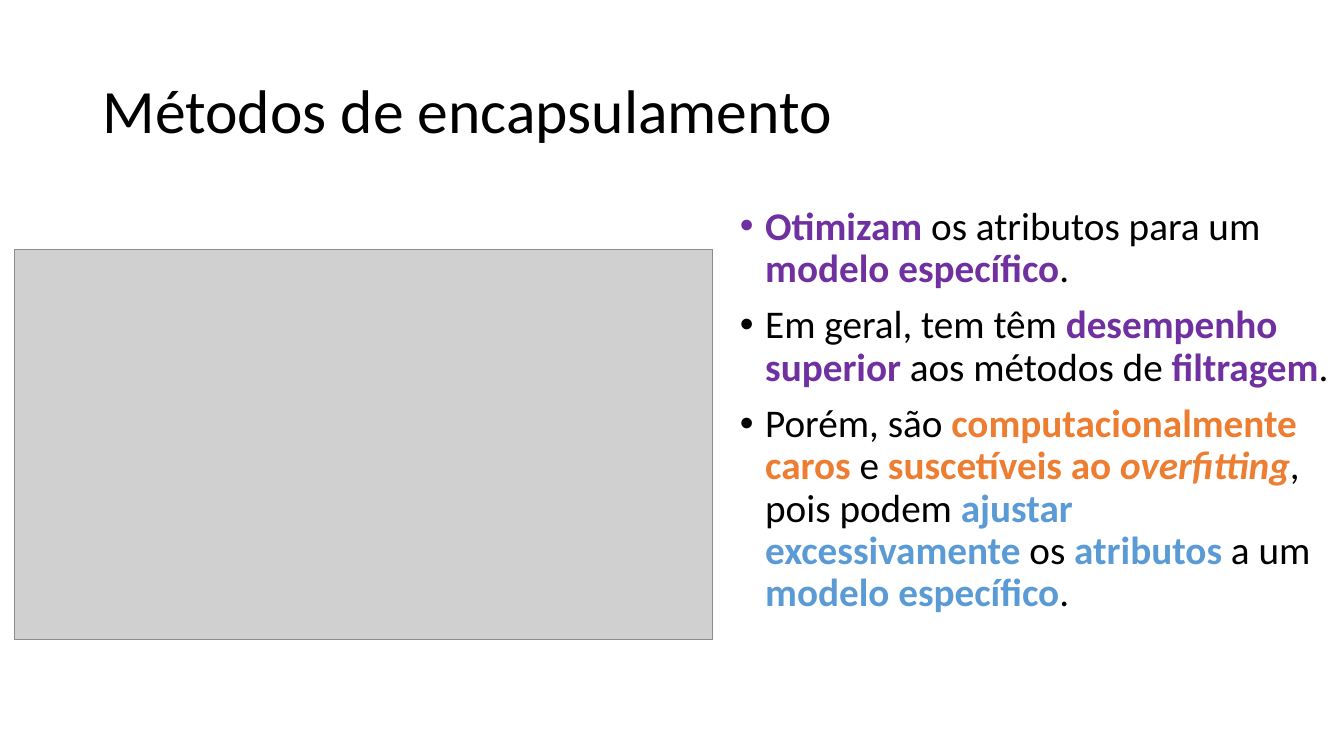
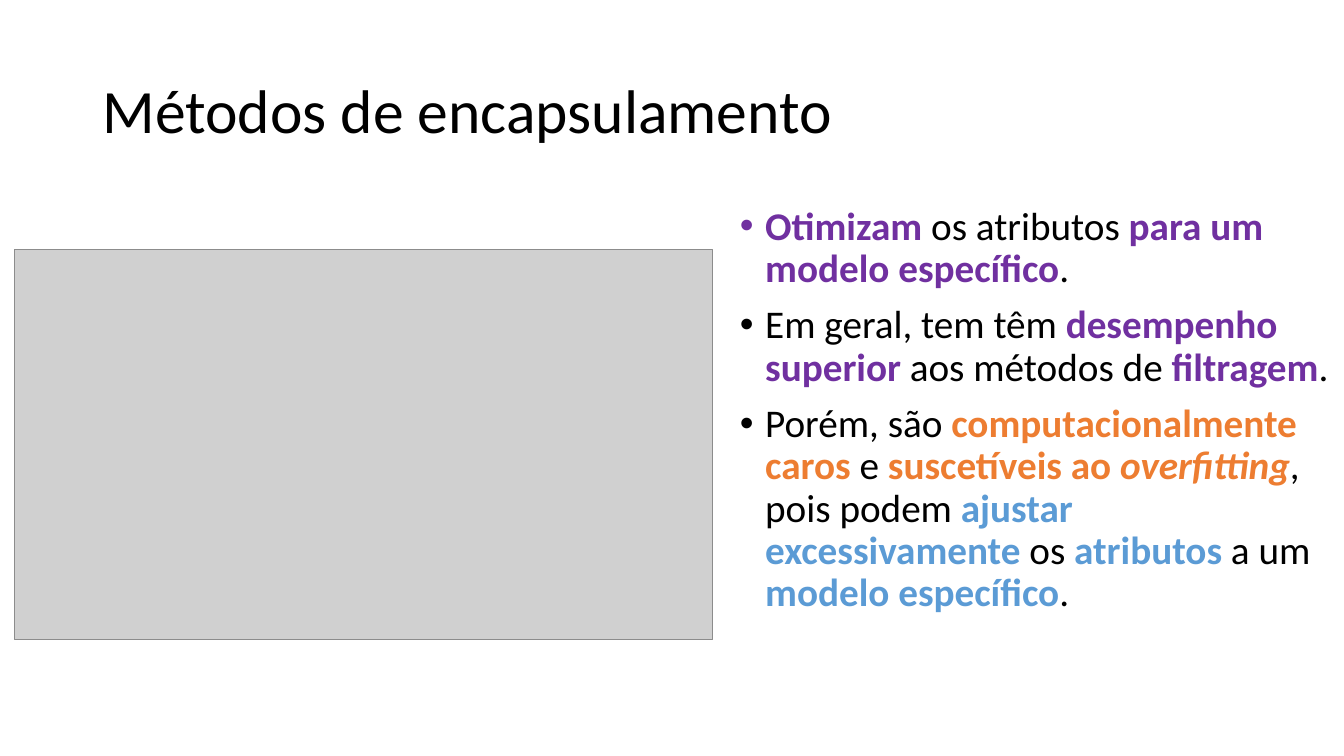
Before and after one commit to zz4fap/c24_inteligencia_artificial, a slide deck: slide 45 of slides/C24_Transformações.pptx. Drawn at 1344x756 pixels with LibreOffice and Linux fonts; fonts in the diff are those of the drawing; grey boxes stand for pictures. Boxes give left, top, right and bottom in pixels: in the first picture for what was removed or moved away, otherwise in the second. Text is boxed around its words. In the diff, an @@ line names an element or a change of style, - is before the commit and + after.

```diff
--- a/slides/C24_Transformações.pptx
+++ b/slides/C24_Transformações.pptx
@@ text at (765,212,1263,288): text colour #000000 to #7030A0, bold on in "para um" @@
```
Also in this commit, not shown: 11 other slides changed, 1 other file.
